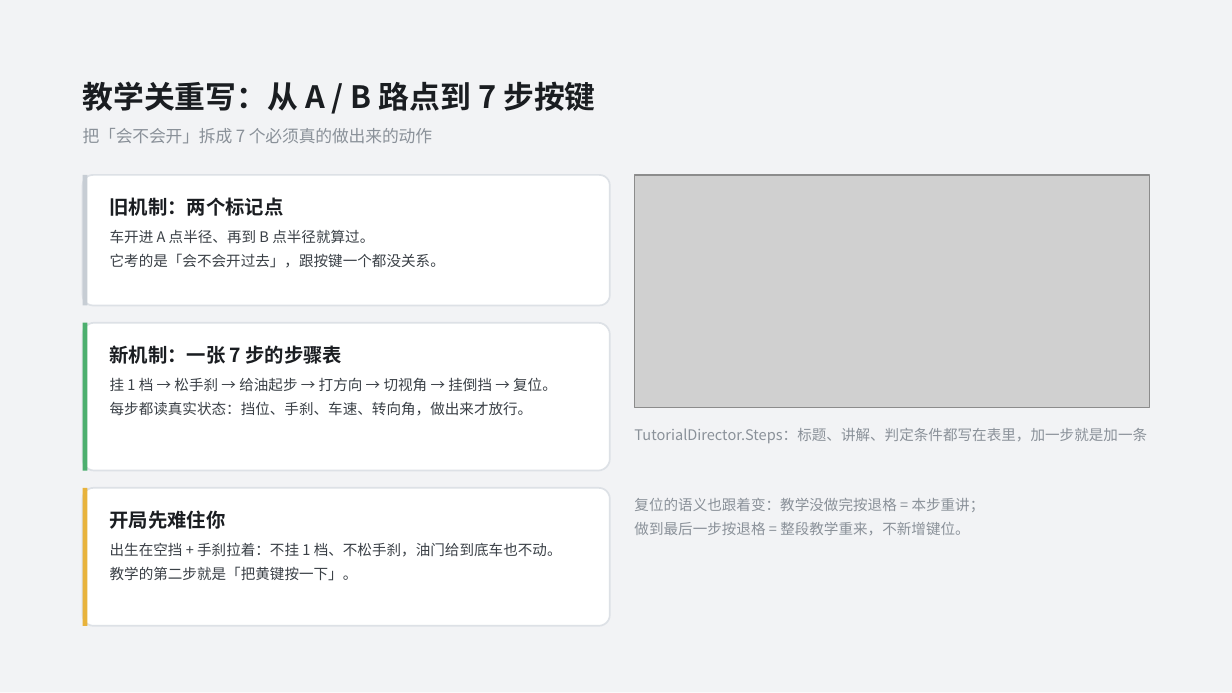
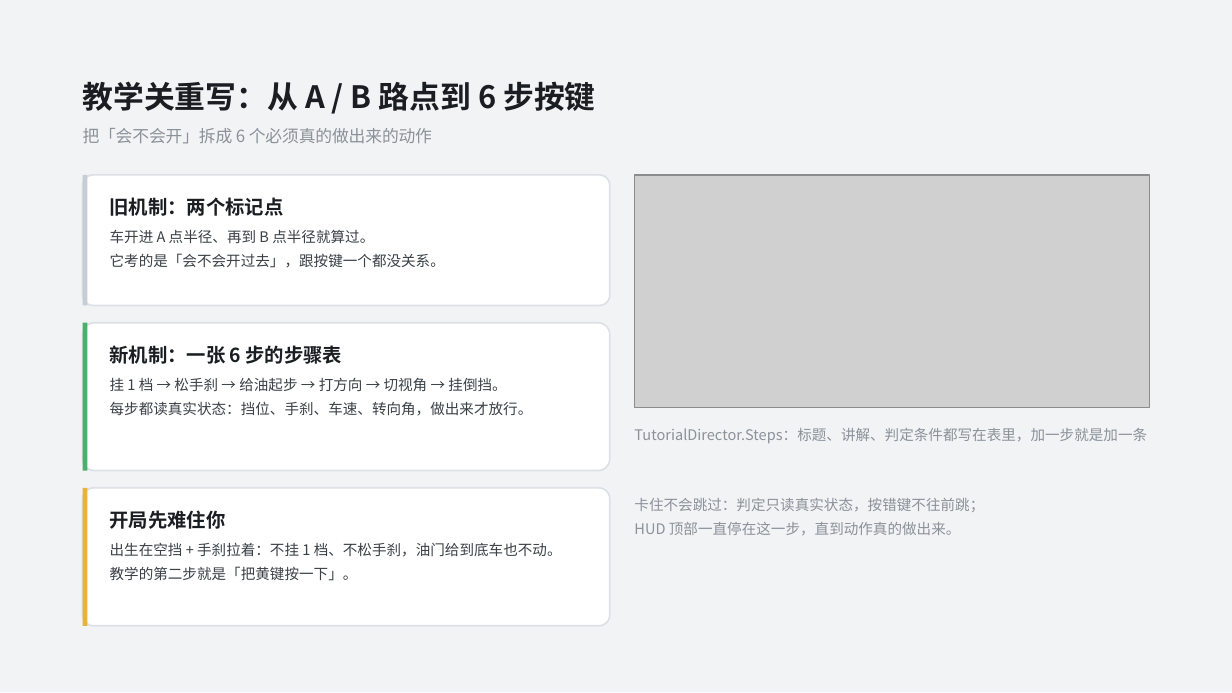
Before and after one commit to gameplayer2200/KeMuEr, a slide deck: slide 9 of ppt_build/deck.pptx (slide 12 before the commit). Drawn at 1232x693 pixels with LibreOffice and Linux fonts; fonts in the diff are those of the drawing; grey boxes stand for pictures. Boxes give left, top, right and bottom in pixels: in the first picture for what was removed or moved away, otherwise in the second. Text is boxed around its words. In the diff, an @@ line names an element or a change of style, - is before the commit and + after.

```diff
--- a/ppt_build/deck.pptx
+++ b/ppt_build/deck.pptx
@@ text at [83, 81, 595, 111]: text changed @@
-教学关重写：从 A / B 路点到 7 步按键
+教学关重写：从 A / B 路点到 6 步按键
@@ text at [83, 128, 432, 144]: text changed @@
-把「会不会开」拆成 7 个必须真的做出来的动作
+把「会不会开」拆成 6 个必须真的做出来的动作
@@ text at [110, 345, 343, 364]: text changed @@
-新机制：一张 7 步的步骤表
+新机制：一张 6 步的步骤表
@@ text at [110, 377, 506, 391]: text changed @@
-挂 1 档 → 松手刹 → 给油起步 → 打方向 → 切视角 → 挂倒挡 → 复位。
+挂 1 档 → 松手刹 → 给油起步 → 打方向 → 切视角 → 挂倒挡。
@@ text at [634, 498, 984, 535]: text changed @@
-复位的语义也跟着变：教学没做完按退格 = 本步重讲；
-做到最后一步按退格 = 整段教学重来，不新增键位。
+卡住不会跳过：判定只读真实状态，按错键不往前跳；
+HUD 顶部一直停在这一步，直到动作真的做出来。
```
Also in this commit, not shown: 1 other slide changed, 1 slide added, 36 other files.
